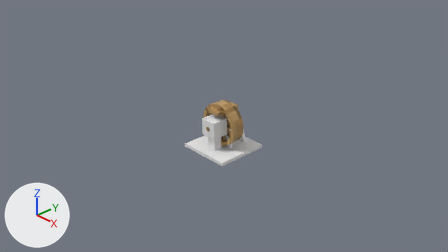
One commit to the Blender file src/main/resources/assets/projectsteam/objmodels/handcranked_generator.blend: the scene before it, then after it.
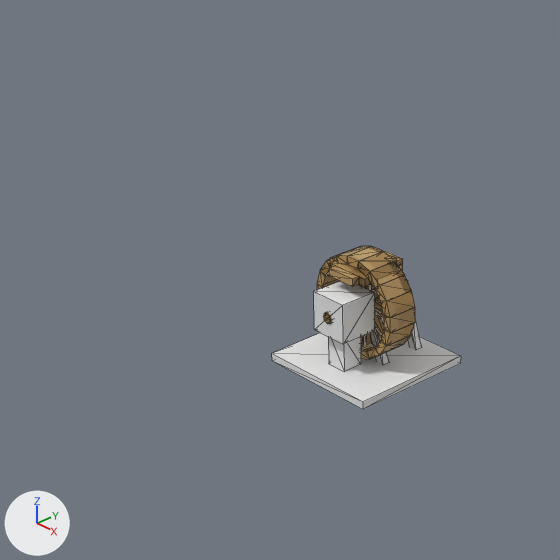
Each version appears first from the file's camera 'Camera', and next in a close-up on the part from 17% to 67% of the width and 0% to 90% of the height. Arrows for +X, +Y and +Z are at lower left; the lights stay in place. The close-ups show mesh edges as thin lines.

Names of what the first close-up shows: 'base', 'fly_wheel', 'hand_wheel'.
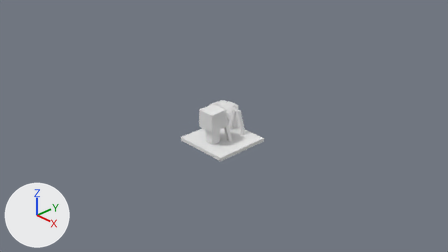
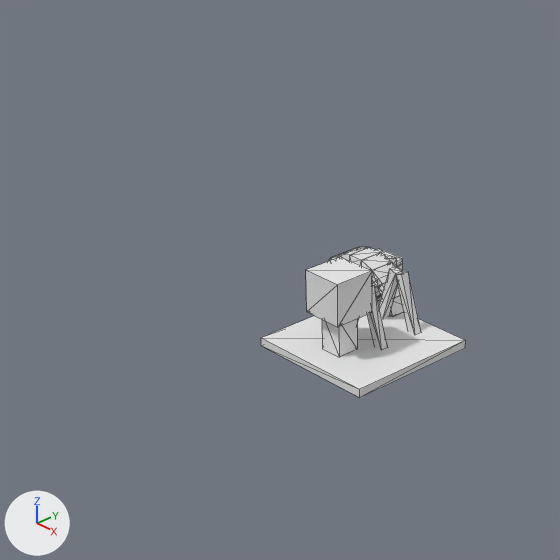
Edits to the bpy script that builds the scene:
```text
Change me_base_001:
    where me_base_001.from_pydata(...)  # 64 vertices, 86 faces; spans x -0.25..0.25, y 0.0..0.375, z -0.25..0.25
    remove me_base_001.materials.append(mat_material_002)  # picture img_planks_png
Change me_base_002:
    where me_base_002.from_pydata(...)  # 256 vertices, 384 faces; spans x -0.392..0.396, y -0.394..0.394, z -0.299..0.388
    used by ob_fly_wheel; location = (0.0, 0.0, 0.0); rotation_euler = (1.571, 0.0, 0.0), in degrees (90, 0, 0)
    remove me_base_002.materials.append(mat_material_002)  # picture img_planks_png
    me_base_002 part 1: the loose piece of 8 vertices spanning x 0.045..0.183, y -0.394..-0.295, z -0.113..0.137 is scaled about its middle by (1, 1, 0.793)
    me_base_002 part 2: the loose piece of 8 vertices spanning x 0.146..0.284, y -0.355..-0.231, z -0.112..0.138 is scaled about its middle by (1, 1, 0.793)
    me_base_002 part 3: the loose piece of 8 vertices spanning x 0.233..0.357, y -0.282..-0.144, z -0.113..0.137 is scaled about its middle by (1, 1, 0.793)
    me_base_002 part 4: the loose piece of 8 vertices spanning x 0.298..0.396, y -0.181..-0.043, z -0.112..0.138 is scaled about its middle by (1, 1, 0.793)
    me_base_002 part 5: the loose piece of 8 vertices spanning x 0.333..0.396, y -0.062..0.063, z -0.113..0.137 is scaled about its middle by (1, 1, 0.793)
    me_base_002 part 6: the loose piece of 8 vertices spanning x 0.298..0.396, y 0.043..0.181, z -0.112..0.138 is scaled about its middle by (1, 1, 0.793)
    me_base_002 part 7: the loose piece of 8 vertices spanning x 0.233..0.357, y 0.144..0.282, z -0.113..0.137 is scaled about its middle by (1, 1, 0.793)
    me_base_002 part 8: the loose piece of 8 vertices spanning x 0.146..0.284, y 0.232..0.356, z -0.112..0.138 is scaled about its middle by (1, 1, 0.793)
    me_base_002 part 9: the loose piece of 8 vertices spanning x 0.045..0.183, y 0.296..0.394, z -0.113..0.137 is scaled about its middle by (1, 1, 0.793)
    me_base_002 part 10: the loose piece of 8 vertices spanning x -0.061..0.064, y 0.332..0.394, z -0.112..0.138 is scaled about its middle by (1, 1, 0.793)
    me_base_002 part 11: the loose piece of 8 vertices spanning x -0.179..-0.041, y 0.296..0.394, z -0.113..0.137 is scaled about its middle by (1, 1, 0.793)
    me_base_002 part 12: the loose piece of 8 vertices spanning x -0.28..-0.142, y 0.232..0.356, z -0.112..0.138 is scaled about its middle by (1, 1, 0.793)
    me_base_002 part 13: the loose piece of 8 vertices spanning x -0.353..-0.229, y 0.144..0.282, z -0.113..0.137 is scaled about its middle by (1, 1, 0.793)
    me_base_002 part 14: the loose piece of 8 vertices spanning x -0.392..-0.294, y 0.043..0.181, z -0.112..0.138 is scaled about its middle by (1, 1, 0.793)
Change ob_base:
    ob_base.location: (-0.5, 0.5, -0.5) -> (0.0, 0.0, 0.0)
```

Boxes (x1, y1, x2, y2) around the edits, measured in the close-ups (560 x 560 px; the box of a moved part takes in the faces that stretch with it):
'base', moved
    before: (272, 281, 461, 409)
    after: (261, 257, 466, 397)
'fly_wheel', recoloured, reshaped (brown to white)
    before: (317, 246, 415, 359)
    after: (329, 247, 404, 317)
'hand_wheel', recoloured (brown to grey)
    both: (329, 249, 403, 291)
part 1 of me_base_002, moved or reshaped (not visible afterwards)
    before: (361, 344, 376, 359)
part 2 of me_base_002, moved or reshaped (not visible afterwards)
    before: (366, 347, 397, 359)
part 3 of me_base_002, moved or reshaped (not visible afterwards)
    before: (376, 336, 410, 355)
part 4 of me_base_002, moved or reshaped (not visible afterwards)
    before: (381, 323, 415, 346)
part 5 of me_base_002, moved or reshaped (not visible afterwards)
    before: (384, 308, 415, 333)
part 6 of me_base_002, moved or reshaped
    before: (381, 291, 415, 318)
    after: (390, 296, 404, 317)
part 7 of me_base_002, moved or reshaped
    before: (376, 275, 412, 301)
    after: (379, 283, 400, 298)
part 8 of me_base_002, moved or reshaped
    before: (367, 262, 404, 289)
    after: (372, 263, 395, 289)
part 9 of me_base_002, moved or reshaped
    before: (358, 252, 389, 275)
    after: (361, 253, 389, 270)
part 10 of me_base_002, moved or reshaped
    before: (347, 246, 384, 269)
    after: (349, 247, 381, 265)
part 11 of me_base_002, moved or reshaped
    before: (336, 246, 371, 264)
    after: (338, 247, 369, 260)
part 12 of me_base_002, moved or reshaped
    before: (327, 256, 338, 268)
    after: (329, 255, 339, 261)
part 13 of me_base_002, moved or reshaped (not visible afterwards)
    before: (320, 261, 329, 276)
part 14 of me_base_002, moved or reshaped (not visible afterwards)
    before: (317, 271, 339, 288)
